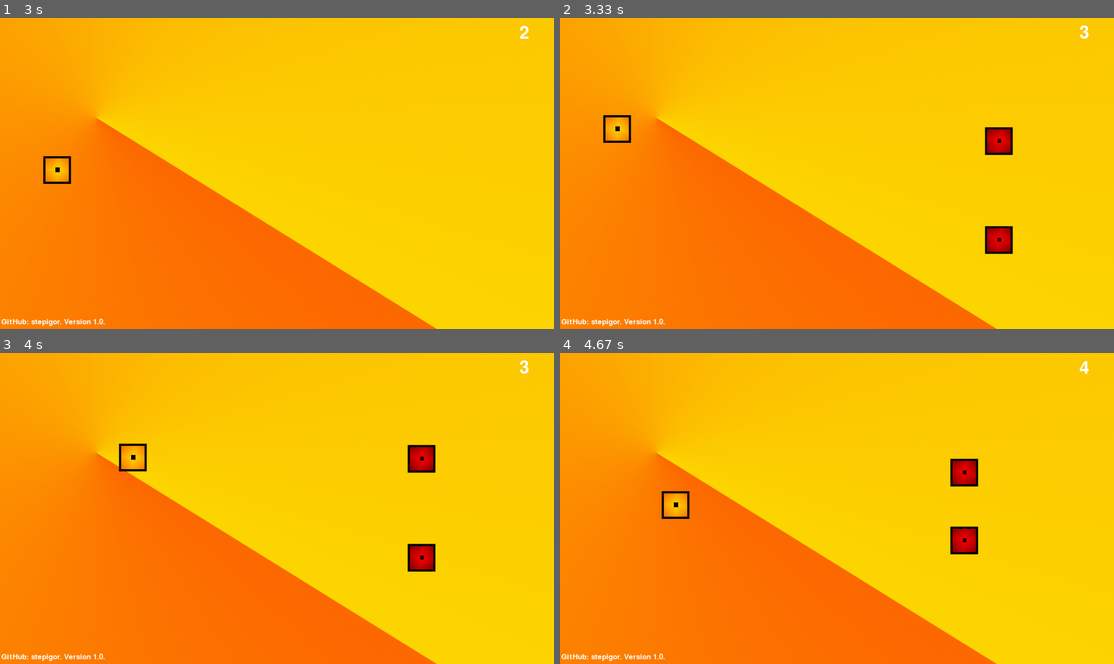
Above: before the commit, frames 1-4 (two rows, left to right).
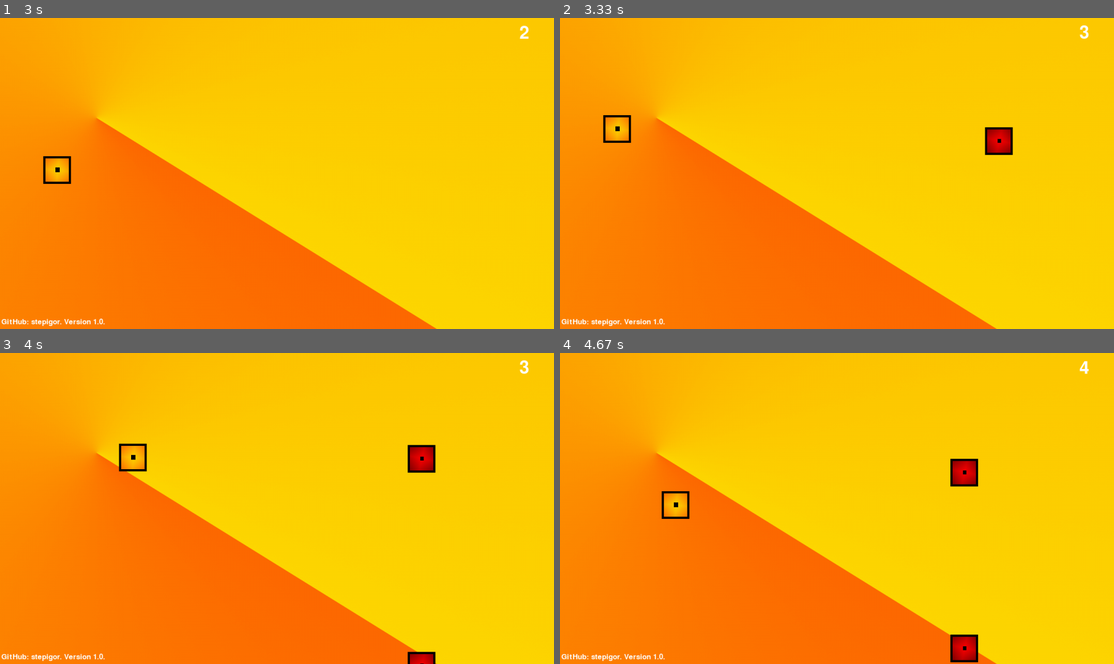
Above: after the commit, the same moments.

Repository: NastyaOu/simplepygame
Game: pygame game, started from game.py
Two runs of this game, one before a commit and one after it. Both use one fixed random seed, a clock stepped at 60 frames per second and the inputs below.
Inputs:
- Up to frame 1 (3 s): hold Right 0.33-0.8 s; hold Up 0.83-1.13 s; hold Right 1.17-1.63 s; hold Left 1.67-2.2 s; hold Down 2.23-2.53 s; hold Left 2.57-2.97 s
- Up to frame 2 (3.33 s): hold Up from 3 s (still down)
- Up to frame 3 (4 s): release Up at 3.37 s; hold Right from 3.4 s (still down)
- Up to frame 4 (4.67 s): release Right at 4.03 s; hold Down 4.07-4.43 s; hold Left from 4.47 s (still down)

Frame 1 is identical in both runs. In frame 2, 0.5% of the frame differs, in the area x 76-82%, y 66-76%; in frame 3, 0.7%; in frame 4, 0.9%, in the area x 70-76%, y 55-100%.

Commit message:
упрощение логики добавления противников

Diff:
--- a/game.py
+++ b/game.py
@@ -79,26 +79,16 @@
 
     if gameovercheck == False:
 
-        if score == 3:
-            try:
-                enemy1
-                enemy2
-            except:
-                # создание первых противников
-                enemy1 = Enemy(1000, 250, 1)
-                enemy2 = Enemy(1000, 500, 1)
-                allplayers.append(enemy1)
-                allplayers.append(enemy2)
+        if score == 3 and score != lastadd:
+            allplayers.append(Enemy(1000, 250, 1))
+            allplayers.append(Enemy(1000, 750, 1))
+            lastadd = score
 
         if score > 14 and score % 15 == 0 and score != lastadd:  # добавление противников каждые 30 очков
-            try:
-                globals()['enemy' + str(enemynum)]
-            except KeyError:
-                globals()['enemy' + str(enemynum)] = Enemy(random.randint(0, 1200), random.randint(0, 650),
-                                                           random.randint(1, 2))
-                allplayers.append(globals()['enemy' + str(enemynum)])
-                enemynum += 1
-                lastadd = score
+            allplayers.append(Enemy(random.randint(0, 1200), random.randint(0, 650),
+                                                       random.randint(1, 2)))
+            enemynum += 1
+            lastadd = score
 
         # вычисление количества очков
         time1 = time.time()
@@ -125,8 +115,6 @@
             time0 = time.time()
             time1 = time.time()
             score = 0
-            for i in range(1, enemynum):
-                del globals()['enemy' + str(i)]
             lastadd = 0
             enemynum = 3
             allplayers = [player]
